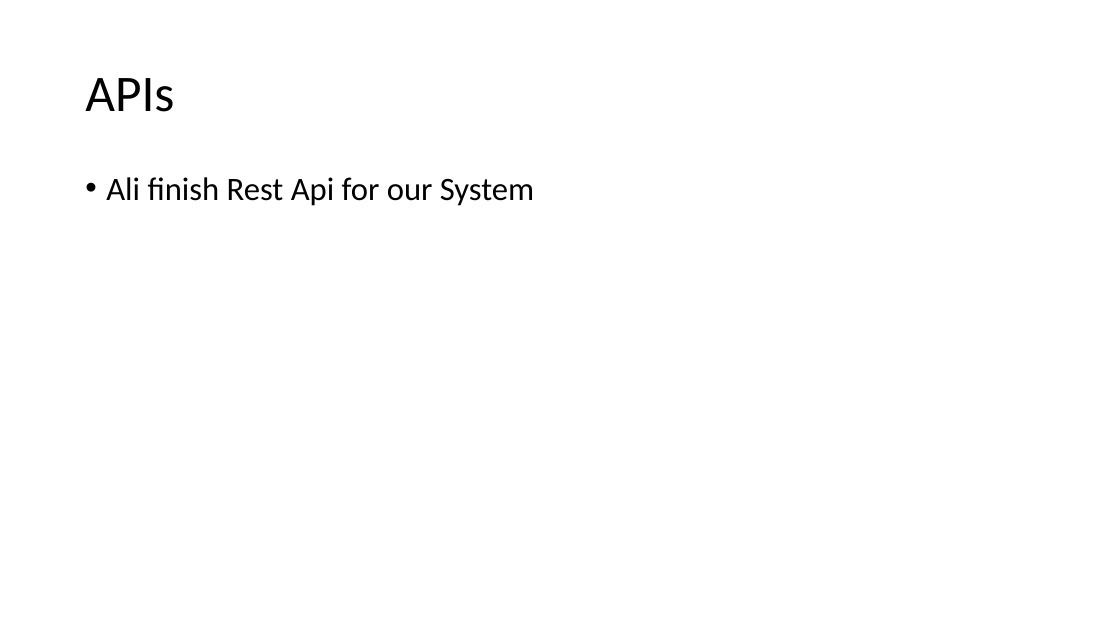
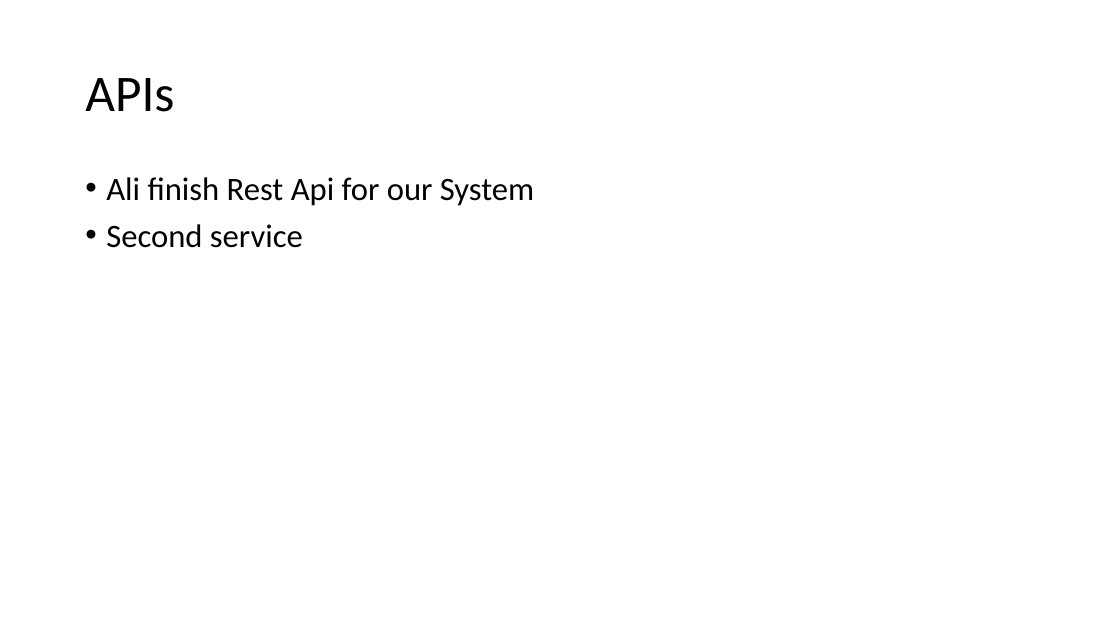
Before and after one commit to secure73/vita_presentation, a slide deck: slide 7 of vita.pptx. Drawn at 1120x630 pixels with LibreOffice and Linux fonts; fonts in the diff are those of the drawing. Boxes give left, top, right and bottom in pixels: in the first picture for what was removed or moved away, otherwise in the second. Text is boxed around its words. In the diff, an @@ line names an element or a change of style, - is before the commit and + after.

Commit message:
second service

```diff
--- a/vita.pptx
+++ b/vita.pptx
@@ text at bbox=[106, 224, 303, 248]: paragraph added @@
+• Second service
```
